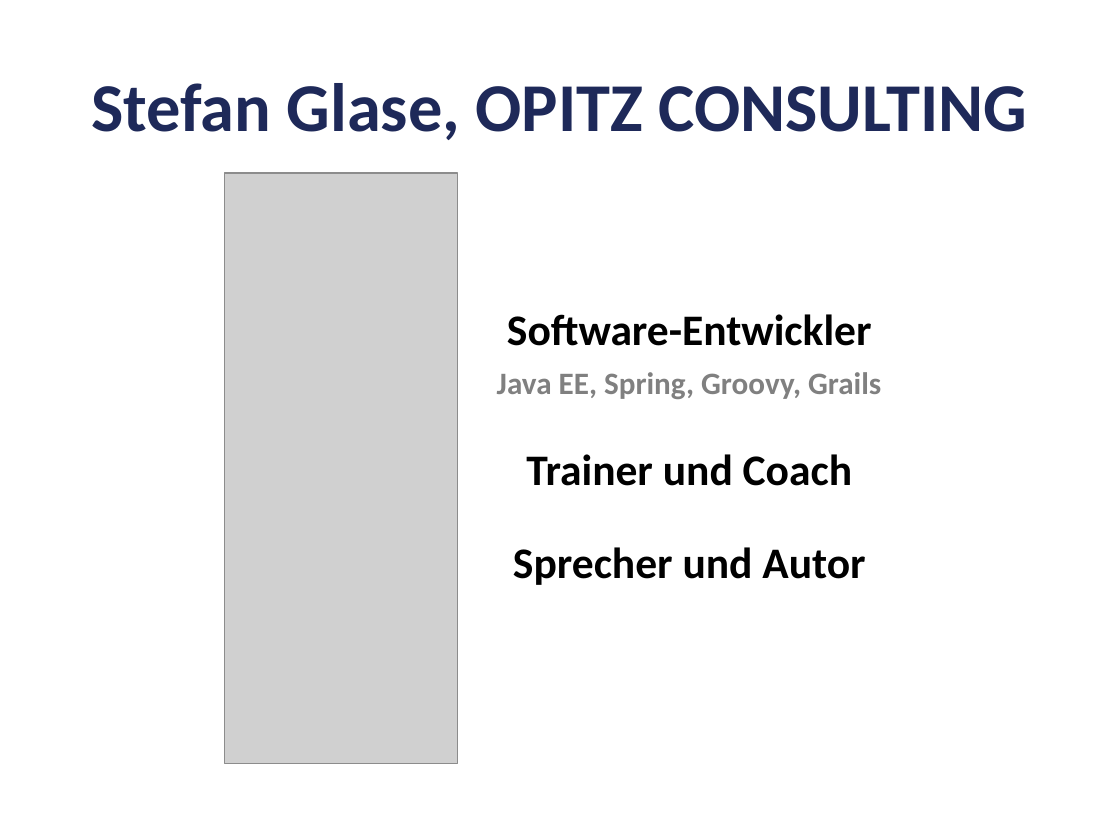
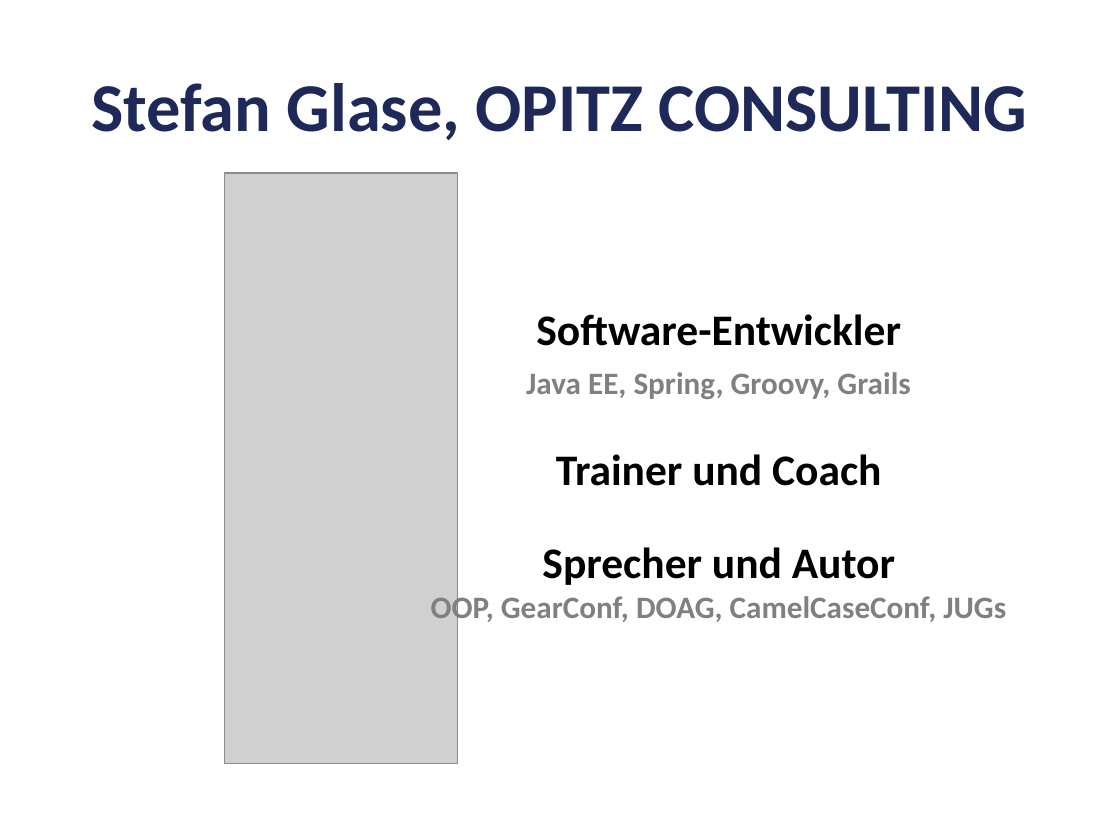
Before and after one commit to codescape/presentations, a slide deck: slide 2 of groovyfx-entfesselt-javafx/groovyfx-oop-2012.pptx. Drawn at 1120x840 pixels with LibreOffice and Linux fonts; fonts in the diff are those of the drawing; grey boxes stand for pictures; background and template pictures are left out. Boxes give left, top, right and bottom in pixels: in the first picture for what was removed or moved away, otherwise in the second. Text is boxed around its words. In the diff, an @@ line names an element or a change of style, - is before the commit and + after.

```diff
--- a/groovyfx-entfesselt-javafx/groovyfx-oop-2012.pptx
+++ b/groovyfx-entfesselt-javafx/groovyfx-oop-2012.pptx
@@ text "Software-Entwickler Java EE, Spring, Groovy, ...": place and size @@
-text "Software-Entwickler Java EE, Spring, Groovy, ..." at [497,314,881,585]
+text "Software-Entwickler Java EE, Spring, Groovy, ..." at [431,314,1006,626]
@@ text at [431,592,1006,626]: paragraph added @@
+OOP, GearConf, DOAG, CamelCaseConf, JUGs
```
Also in this commit, not shown: 5 other slides changed, 11 slides added, 2 slides removed, 3 other files.
